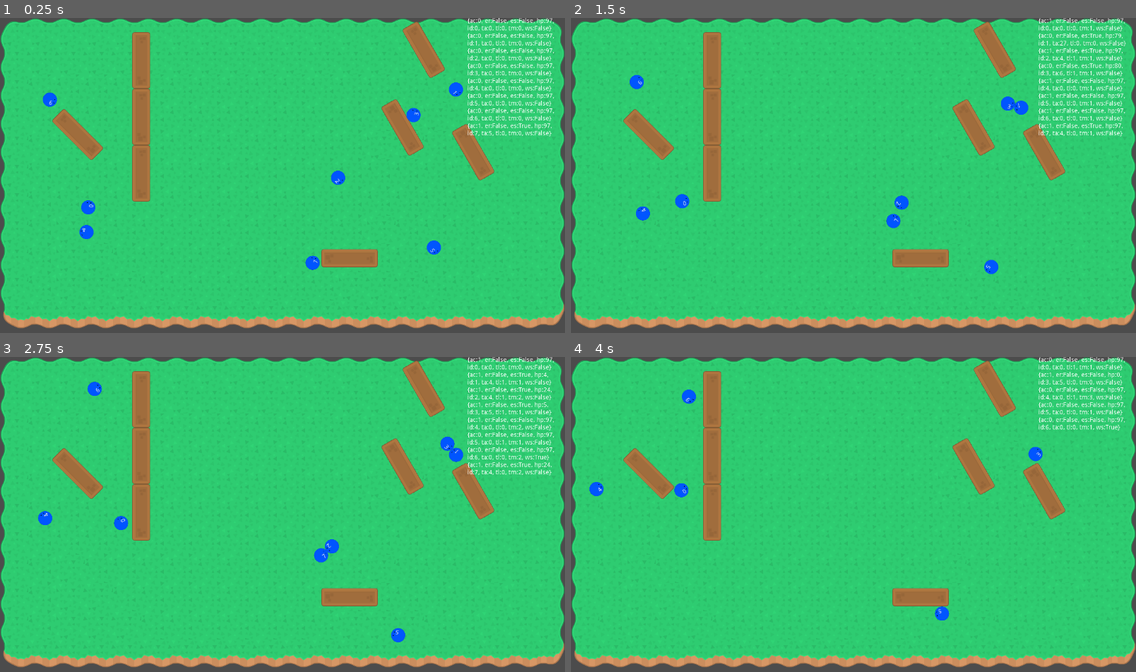
Above: before the commit, frames 1-4 (two rows, left to right).
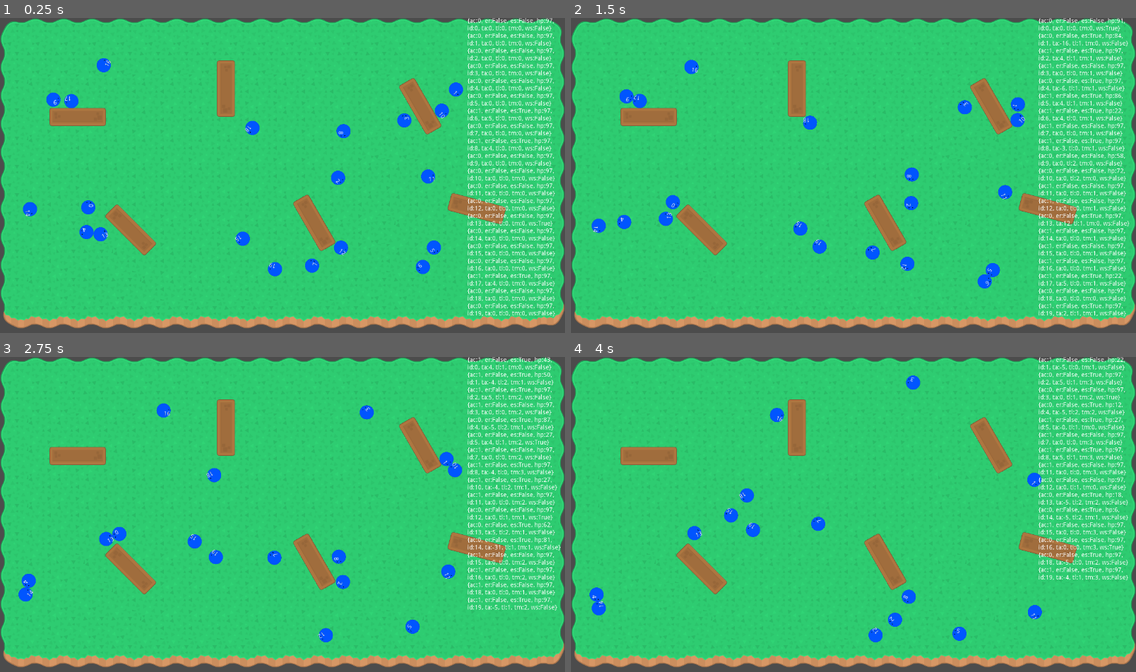
Above: after the commit, the same moments.

Repository: jawadhoot/knockoffmania
Game: Godot game, scene res://Arena.tscn
Two runs of this game, one before a commit and one after it. Both use one fixed random seed, a clock stepped at 60 frames per second and the inputs below. Before the commit the project has no main scene; this scene is started directly in both runs.
Inputs:
- Up to frame 1 (0.25 s): no input
- Up to frame 2 (1.5 s): tap Space (ui_select) at 0.77 s
- Up to frame 3 (2.75 s): tap Space (ui_select) at 1.52 s
- Up to frame 4 (4 s): tap Space (ui_select) at 3.02, 3.77 s

The runs differ from the first frame. In frame 1, 12% of the frame differs, in the area x 4-99%, y 1-95%; in frame 2, 13%, in the area x 3-99%, y 0-95%; in frame 3, 12%; in frame 4, 12%.

Commit message:
modify constant, fix random generationn modify arena, set main scene

Diff:
--- a/Arena.gd
+++ b/Arena.gd
@@ -10,7 +10,7 @@
 func _ready():
 	rng.randomize()
 	var Blob = load("res://Blob.tscn")
-	for i in range(8):
+	for i in range(20):
 		var blob:RigidBody2D = Blob.instance()
 		blob.scale = Vector2(0.8,0.8)
 		blob.id = i
--- a/Arena.tscn
+++ b/Arena.tscn
@@ -59,35 +59,28 @@
 tile_data = PoolIntArray( 0, 0, 0, 1, 0, 1, 2, 0, 1, 3, 0, 1, 4, 0, 1, 5, 0, 1, 6, 0, 1, 7, 0, 1, 8, 0, 1, 9, 0, 1, 10, …(4887 unchanged characters)…
 
 [node name="Block" parent="." instance=ExtResource( 1 )]
-position = Vector2( 320, 96 )
+position = Vector2( 512, 160 )
 rotation = -1.57079
 
 [node name="Block2" parent="." instance=ExtResource( 1 )]
-position = Vector2( 320, 224 )
-rotation = -1.57079
+position = Vector2( 296, 480 )
+rotation = -5.49778
 
 [node name="Block3" parent="." instance=ExtResource( 1 )]
-position = Vector2( 320, 352 )
-rotation = -1.57079
+position = Vector2( 712, 464 )
+rotation = -2.09439
 
 [node name="Block4" parent="." instance=ExtResource( 1 )]
-position = Vector2( 960, 72 )
+position = Vector2( 952, 200 )
 rotation = -2.09439
 
 [node name="Block5" parent="." instance=ExtResource( 1 )]
-position = Vector2( 1072, 304 )
-rotation = 1.0472
+position = Vector2( 1080, 432 )
+rotation = 0.261799
 
 [node name="Block6" parent="." instance=ExtResource( 1 )]
-position = Vector2( 176, 264 )
-rotation = -2.35619
-
-[node name="Block7" parent="." instance=ExtResource( 1 )]
-position = Vector2( 912, 248 )
-rotation = 1.0472
-
-[node name="Block8" parent="." instance=ExtResource( 1 )]
-position = Vector2( 792, 544 )
+position = Vector2( 176, 224 )
+rotation = -3.14159
 
 [node name="YSort" type="YSort" parent="."]
 
--- a/Blob.gd
+++ b/Blob.gd
@@ -3,10 +3,10 @@
 export(int) var id = 1
 export(int, 80, 100, 4) var health_points:int = 97
 export(int, 30, 40) var linear_speed = 80
-export(int, 60, 90) var angular_speed = 120
+export(int, 60, 90) var angular_speed = 90
 
-export var max_look_time = 0.8
-export var max_move_time = 4
+export var max_look_time = 1
+export var max_move_time = 3
 
 signal killed(victim, killer)
 
@@ -92,7 +92,7 @@
 			return LOOK
 
 	if underattack:
-		dir = rng.randf_range(1,2)
+		dir = dir * rng.randf_range(1,2)
 		return LOOK
 
 	elif time_looking > max_look_time:
@@ -101,12 +101,14 @@
 		return MOVE
 
 	elif time_moving > max_move_time:
-		dir = rng.randi_range(0.4,1) * [1,-1][rng.randi_range(-1,1)]
+		dir = rng.randf_range(0.4,1) * [1,-1][rng.randi() % 2]
+		print(dir)
 		time_looking = 0
 		time_moving = 0
 		return LOOK
 
 	elif wallinsight:
+		dir = dir * rng.randf_range(0.4,1)
 		return LOOK
 
 	elif state == ATTACK:
@@ -160,11 +162,11 @@
 				queue_free()
 			break
 
-	var bodies = $Area2D.get_overlapping_bodies()
+	var bodies = $Sense.get_overlapping_bodies()
 	for body in bodies:
 		if body != self:
 			if 0 > position.angle_to_point(body.position):
+				dir = 1
+			else:
 				dir = -1
-			else:
-				dir = 1
 			underattack = true
--- a/Blob.tscn
+++ b/Blob.tscn
@@ -16,7 +16,7 @@
 radius = 16.0
 
 [sub_resource type="CircleShape2D" id=5]
-radius = 32.0
+radius = 40.0
 
 [node name="Blob" type="RigidBody2D"]
 pause_mode = 1
@@ -41,12 +41,12 @@
 
 [node name="LCenter" type="RayCast2D" parent="."]
 enabled = true
-cast_to = Vector2( 200, -10 )
+cast_to = Vector2( 160, -8 )
 collision_mask = 3
 
 [node name="RCenter" type="RayCast2D" parent="."]
 enabled = true
-cast_to = Vector2( 200, 10 )
+cast_to = Vector2( 160, 8 )
 collision_mask = 3
 
 [node name="Right" type="RayCast2D" parent="."]
@@ -79,9 +79,9 @@
 "_edit_use_anchors_": false
 }
 
-[node name="Area2D" type="Area2D" parent="."]
+[node name="Sense" type="Area2D" parent="."]
 monitorable = false
 
-[node name="CollisionShape2D" type="CollisionShape2D" parent="Area2D"]
+[node name="CollisionShape2D" type="CollisionShape2D" parent="Sense"]
 position = Vector2( 4, 0 )
 shape = SubResource( 5 )
--- a/project.godot
+++ b/project.godot
@@ -16,6 +16,7 @@
 [application]
 
 config/name="knockoffmania"
+run/main_scene="res://Arena.tscn"
 config/icon="res://icon.png"
 
 [display]
